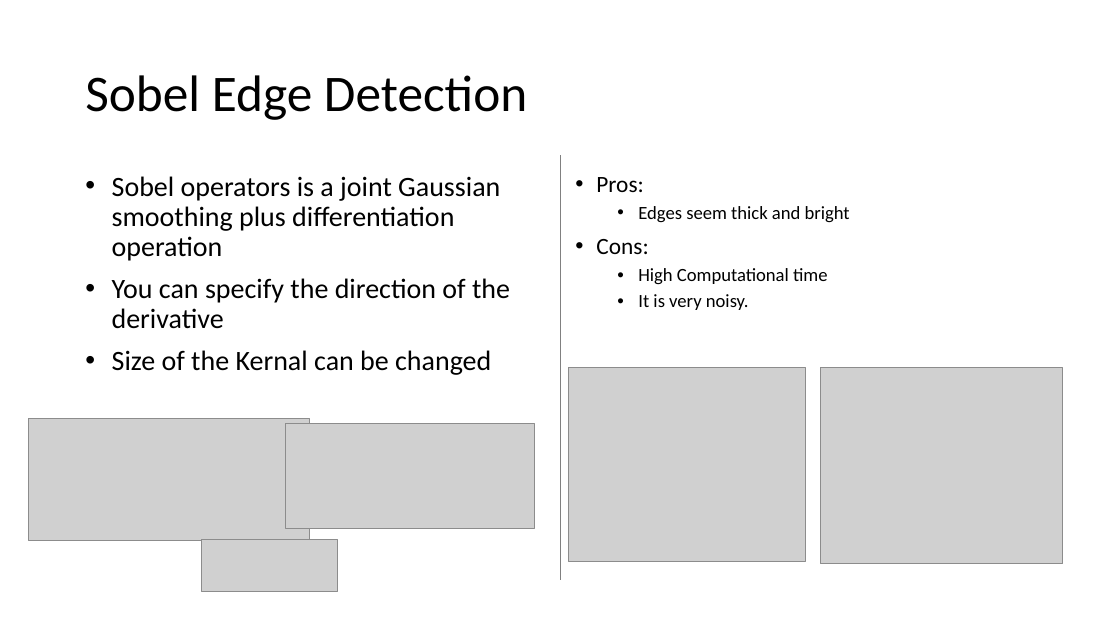
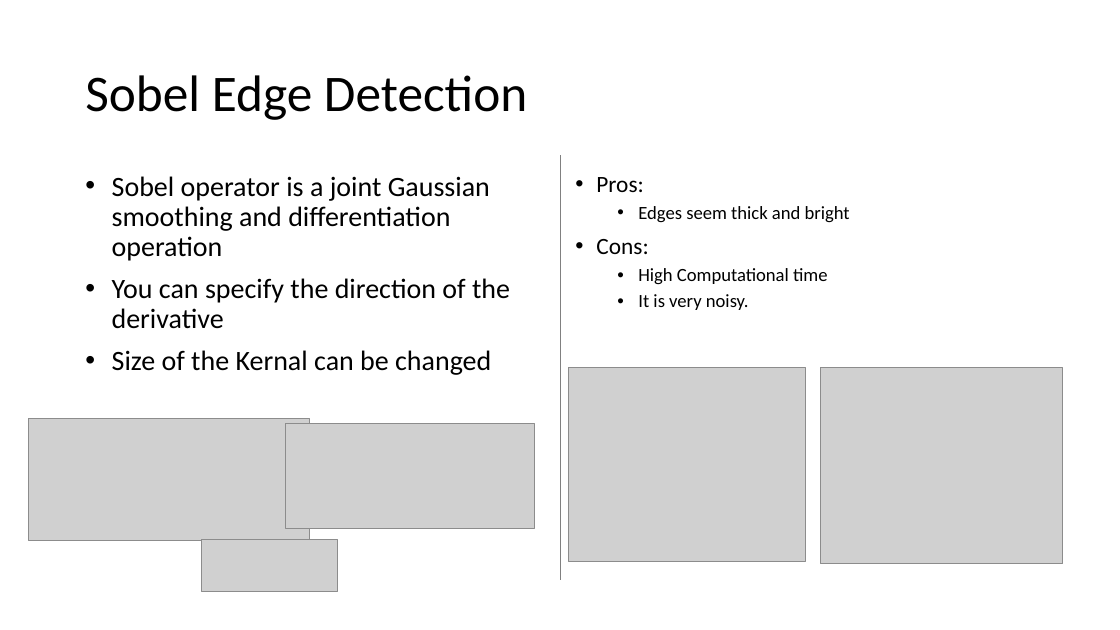
Before and after one commit to rgebhart/nanoBALLS, a slide deck: slide 7 of TechReview_Presentation.pptx. Drawn at 1120x630 pixels with LibreOffice and Linux fonts; fonts in the diff are those of the drawing; grey boxes stand for pictures. Boxes give left, top, right and bottom in pixels: in the first picture for what was removed or moved away, otherwise in the second. Text is boxed around its words. In the diff, an @@ line names an element or a change of style, - is before the commit and + after.

Commit message:
Sobel Slide Added

```diff
--- a/TechReview_Presentation.pptx
+++ b/TechReview_Presentation.pptx
@@ text at (112,176,490,261): text changed @@
-• Sobel operators is a joint Gaussian smoothing plus differentiation operation
+• Sobel operator is a joint Gaussian smoothing and differentiation operation
```
